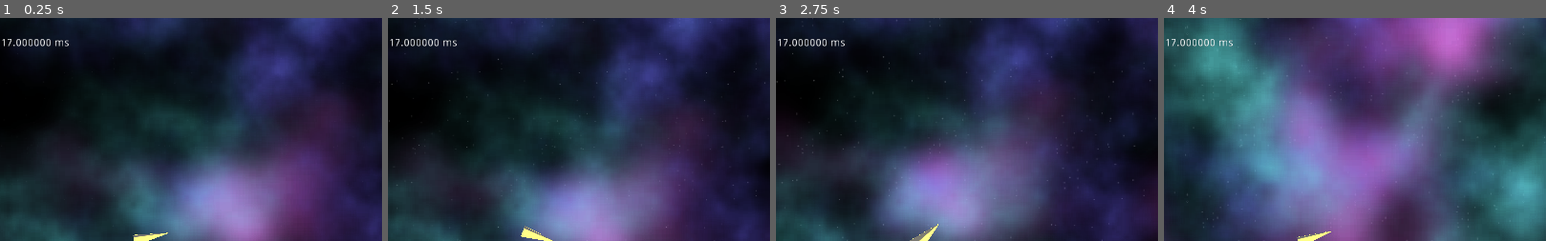
Above: before the commit, frames 1-4 (left to right).
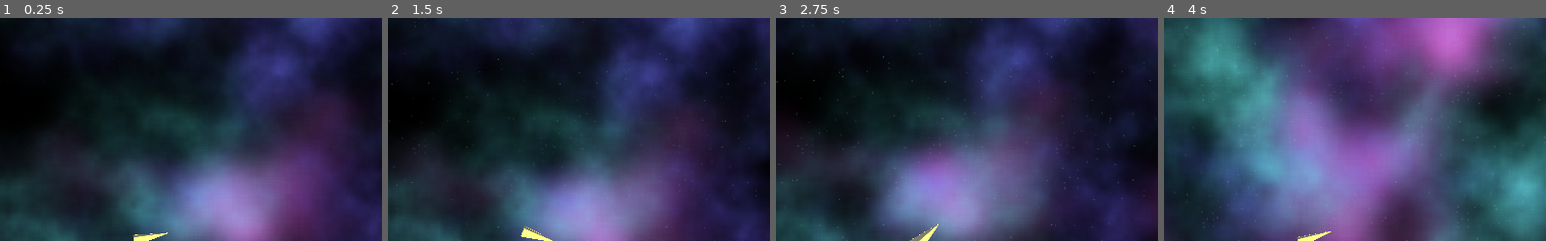
Above: after the commit, the same moments.

Repository: RichoM/godot-PhysicalBits-plugin
Game: Godot game, scene res://Main.tscn
Same seed, same stepped clock (60 frames per second), same inputs: the game is played once before the commit and once after it.
Inputs (mouse positions are % of the whole screen's width and height, from its top left):
- Up to frame 1 (0.25 s): no input
- Up to frame 2 (1.5 s): move the mouse to (72, 45) at 0.52 s; hold Space (movement_up) 0.53-1.28 s; click (72, 45) at 0.67 s; move the mouse to (30, 55) at 1.27 s
- Up to frame 3 (2.75 s): move the mouse to (60, 28) at 2.02 s; hold Space (movement_up) from 2.03 s (still down)
- Up to frame 4 (4 s): move the mouse to (45, 70) at 2.77 s; click (45, 70) at 2.92 s; move the mouse to (80, 65) at 3.52 s; release Space (movement_up) at 3.53 s
The pictures show only the part of the screen within x 0-50%, y 0-50%; the shares and areas given below are measured in that part.

The runs differ from the first frame. In frame 1, 0.3% of the frame differs, in the area x 0-18%, y 9-13%; in frame 2, 0.3%; in frame 3, 0.3%; in frame 4, 0.3%.

Commit message:
Changed uzi.gd to avoid processing stale packets

Diff:
--- a/demos/paper_airplane/uzi.gd
+++ b/demos/paper_airplane/uzi.gd
@@ -13,18 +13,18 @@
 	start_client()
 
 func _process(_delta):
-	if socket.get_available_packet_count() == 0: return
-	while socket.get_available_packet_count() > 0:
-		var array_bytes = socket.get_packet()
-		var msg = array_bytes.get_string_from_utf8()
-		var json = JSON.parse(msg).result
-		var new_data = {}
-		for pin in json["pins"]["elements"]:
-			new_data[pin["name"]] = pin["value"]
-		for global in json["globals"]["elements"]:
-			new_data[global["name"]] = fix_json_floats(global["value"])
-		# TODO(Richo): Signal event
-		data = new_data
+	var packet = get_latest_packet()
+	if not packet: return
+
+	var msg = packet.get_string_from_utf8()
+	var json = JSON.parse(msg).result
+	var new_data = {}
+	for pin in json["pins"]["elements"]:
+		new_data[pin["name"]] = pin["value"]
+	for global in json["globals"]["elements"]:
+		new_data[global["name"]] = fix_json_floats(global["value"])
+	# TODO(Richo): Signal event
+	data = new_data
 
 	var keys = data.keys()
 	keys.sort()
@@ -39,6 +39,12 @@
 	previous_msg_ts = now
 
 	text = new_text
+
+func get_latest_packet():
+	var packet = null
+	while socket.get_available_packet_count() > 0:
+		packet = socket.get_packet()
+	return packet
 
 func fix_json_floats(value):
 	if typeof(value) == TYPE_DICTIONARY:
